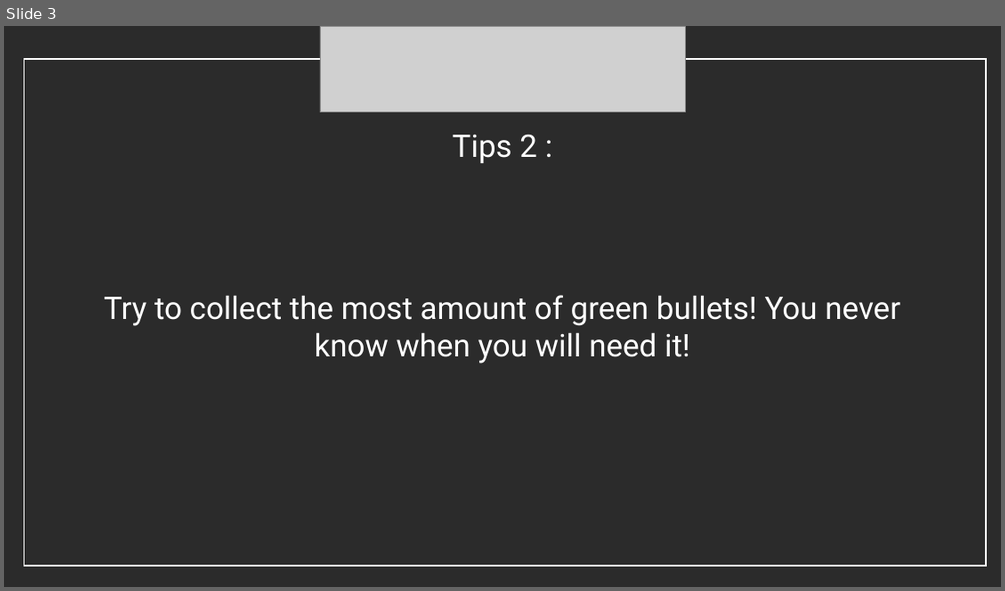
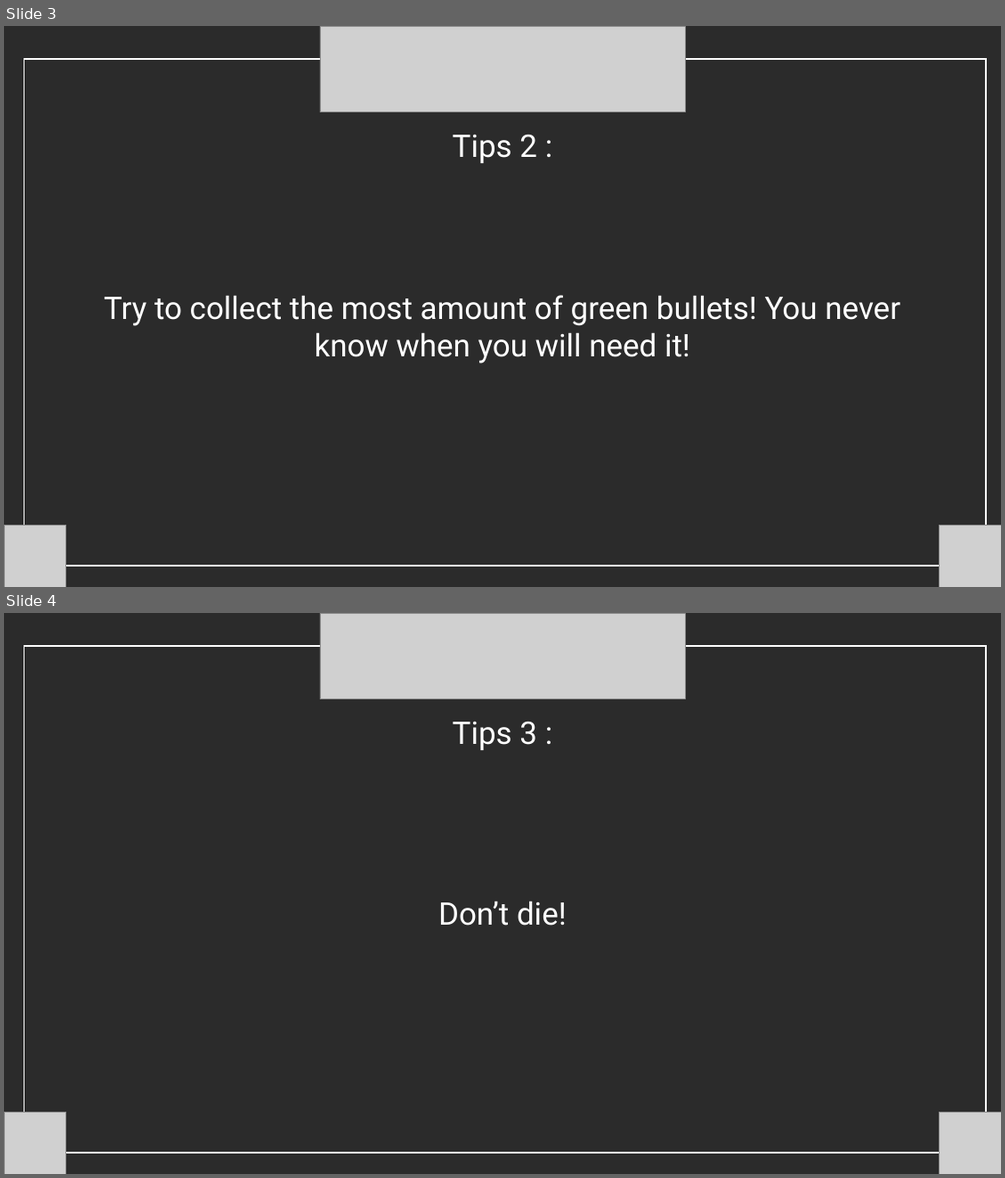
Before and after one commit to alexispros2008-lang/Projet-de-programmation-orient-e-objet, a slide deck: images/drawingTheTutorial.pptx. Shown one above the other, each under a label of ours: slide 3 before the commit, slides 3 and 4 after it. The pictures are 1005x591 and 1005x1178 pixels, drawn with LibreOffice and Linux fonts; fonts in the diff are those of the drawing; grey boxes stand for pictures; background and template pictures are left out; a plain dark background stands for a picture behind light text. Boxes give left, top, right and bottom in pixels: in the first picture for what was removed or moved away, otherwise in the second. Text is boxed around its words. In the diff, an @@ line names an element or a change of style, - is before the commit and + after.

```diff
--- a/images/drawingTheTutorial.pptx
+++ b/images/drawingTheTutorial.pptx
@@ slide 4 added at bbox=[4, 613, 1001, 1174], background picture (left out) @@
@@ picture added at bbox=[320, 613, 685, 699] @@
@@ rectangle added at bbox=[24, 646, 986, 1152], outline #FFFFFF 1.5 pt @@
@@ text added at bbox=[453, 722, 537, 750], 30 pt, text #FFFFFF @@
+Tips 3 :
@@ text added at bbox=[438, 900, 566, 925], 30 pt, text #FFFFFF @@
+Don’t die!
@@ picture added at bbox=[4, 1111, 66, 1174] @@
@@ picture added at bbox=[938, 1111, 1001, 1174] @@
@@ slide 3 changed as well @@
@@ picture added at bbox=[4, 524, 66, 587] @@
@@ picture added at bbox=[938, 524, 1001, 587] @@
```
Also in this commit, not shown: 2 other slides changed, 1 other slide added, 16 other files.
